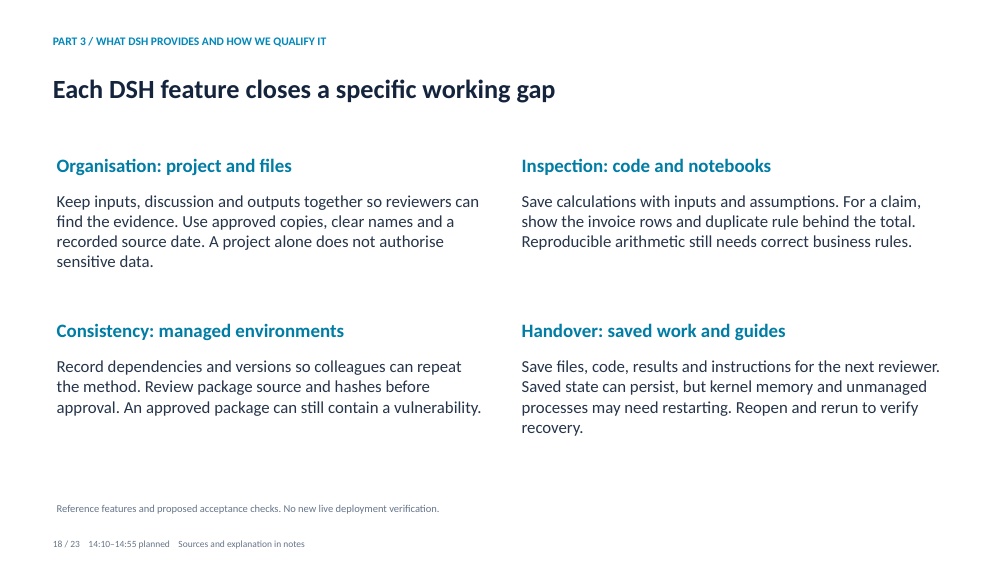
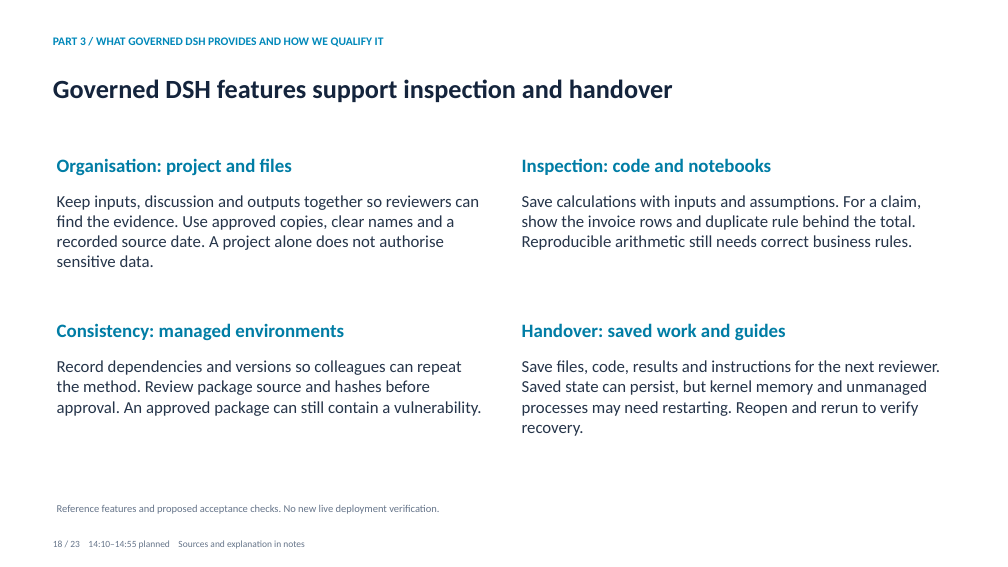
Before and after one commit to skunpoj/dsh_setup, a slide deck: slide 18 of docs/presentations/guarding-the-value-stream/Guarding_the_Value_Stream.pptx. Drawn at 1008x567 pixels with LibreOffice and Linux fonts; fonts in the diff are those of the drawing. Boxes give left, top, right and bottom in pixels: in the first picture for what was removed or moved away, otherwise in the second. Text is boxed around its words. In the diff, an @@ line names an element or a change of style, - is before the commit and + after.

```diff
--- a/docs/presentations/guarding-the-value-stream/Guarding_the_Value_Stream.pptx
+++ b/docs/presentations/guarding-the-value-stream/Guarding_the_Value_Stream.pptx
@@ text at <box>53,37,384,47</box>: text changed @@
-PART 3 / WHAT DSH PROVIDES AND HOW WE QUALIFY IT
+PART 3 / WHAT GOVERNED DSH PROVIDES AND HOW WE QUALIFY IT
@@ text at <box>53,79,673,102</box>: text changed @@
-Each DSH feature closes a specific working gap
+Governed DSH features support inspection and handover
```
Also in this commit, not shown: 5 other slides changed, 2 other files.
